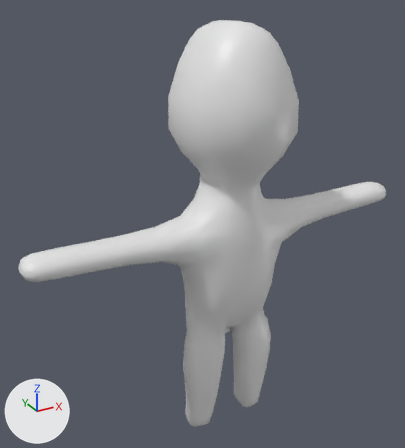
One commit to the FBX model Farmers WareHouse - game/Assets/Models/Main_char/Main-Char.fbx: the scene before it, then after it.
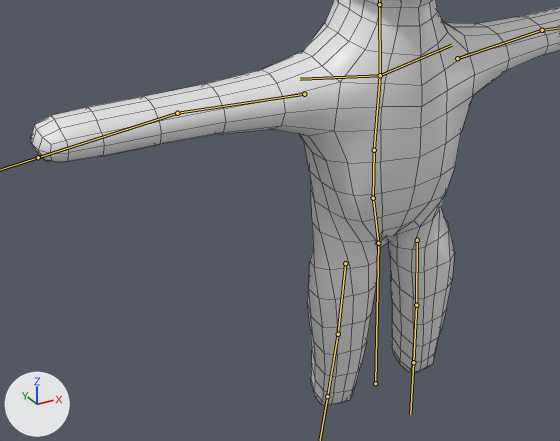
Old and new are each drawn whole from a 50 mm camera at (-2.6, -4.22, 4.5) aimed at (-0.18, 0.17, 2.31) and again close up on the part from 0% to 82% of the width and 41% to 100% of the height. Every picture has the same lights, and +X, +Y and +Z are marked at lower left. Both versions are drawn at the pose saved in each file; the numbers are the values there. The bones that bend it are drawn over the model as lines in the close-ups. The close-ups show mesh edges as thin lines.

Objects in the first close-up: 'Main-Char'.
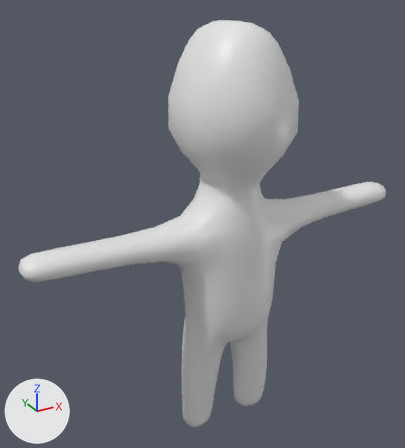
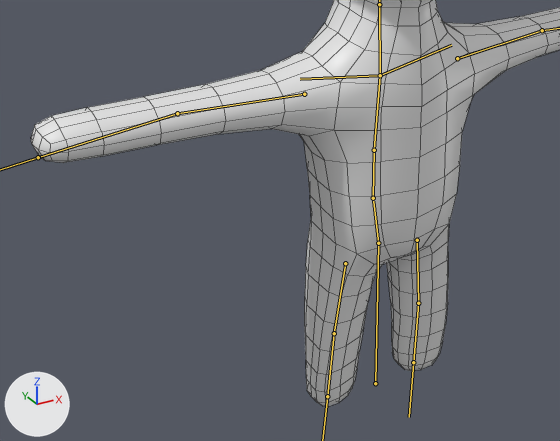
Changed parts and their boxes [x1, y1, x2, y2] in the close-ups (560 x 441 px):
'Main-Char', posed
    both: [31, 0, 560, 406]
bone 'L-Leg1', root to tip
    before: (417, 240) to (416, 305)
    after: (417, 240) to (418, 303)
bone 'R-Leg1', root to tip
    before: (345, 263) to (338, 334)
    after: (345, 263) to (334, 333)

Patch to the scene script:
```diff
--- a/Farmers WareHouse - game/Assets/Models/Main_char/Main-Char.fbx.py
+++ b/Farmers WareHouse - game/Assets/Models/Main_char/Main-Char.fbx.py
@@ bone_l_leg1 @@
 bone_l_leg1 = bpy.data.objects['Base-Body'].pose.bones['L-Leg1']  # child of 'Base-Hipps'
-bone_l_leg1.rotation_quaternion = (0.733, 0.025, 0.68, -0.004)  # degrees (24, 85, 21)
+bone_l_leg1.rotation_quaternion = (0.997, 0.003, 0.074, 0.0)  # degrees (0, 8, 0)
@@ bone_r_leg1 @@
 bone_r_leg1 = bpy.data.objects['Base-Body'].pose.bones['R-Leg1']  # child of 'Base-Hipps'
-bone_r_leg1.rotation_quaternion = (0.733, 0.025, -0.68, 0.004)  # degrees (24, -85, -21)
+bone_r_leg1.rotation_quaternion = (0.997, 0.003, -0.074, 0.0)  # degrees (0, -8, 0)
```
